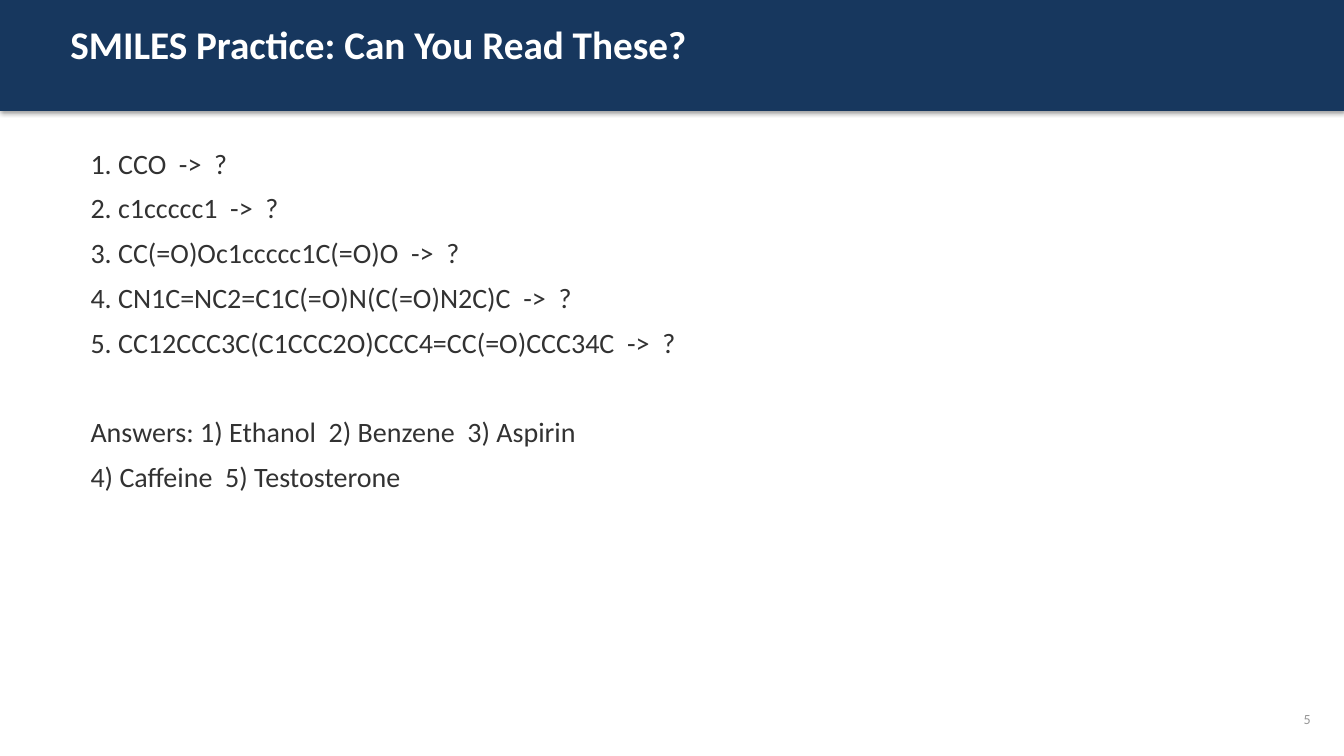
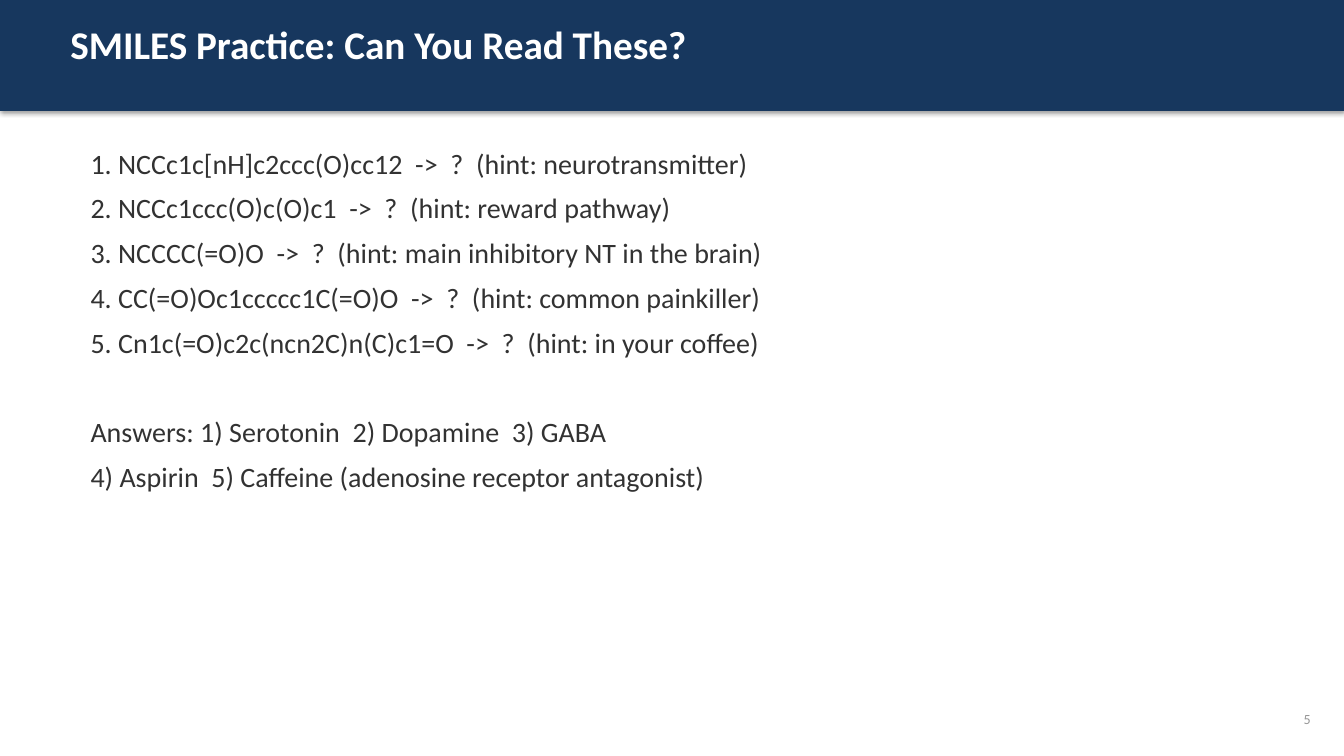
Before and after one commit to officialprateekmethwani-coder/AI-Drug-Discovery, a slide deck: slide 5 of week2_molecular_representation/slides.pptx. Drawn at 1344x756 pixels with LibreOffice and Linux fonts; fonts in the diff are those of the drawing. Boxes give left, top, right and bottom in pixels: in the first picture for what was removed or moved away, otherwise in the second. Text is boxed around its words. In the diff, an @@ line names an element or a change of style, - is before the commit and + after.

```diff
--- a/week2_molecular_representation/slides.pptx
+++ b/week2_molecular_representation/slides.pptx
@@ text at [91,153,761,492]: text changed @@
-1. CCO -> ?
-2. c1ccccc1 -> ?
-3. CC(=O)Oc1ccccc1C(=O)O -> ?
-4. CN1C=NC2=C1C(=O)N(C(=O)N2C)C -> ?
-5. CC12CCC3C(C1CCC2O)CCC4=CC(=O)CCC34C -> ?
-Answers: 1) Ethanol 2) Benzene 3) Aspirin
-4) Caffeine 5) Testosterone
+1. NCCc1c[nH]c2ccc(O)cc12 -> ? (hint: neurotransmitter)
+2. NCCc1ccc(O)c(O)c1 -> ? (hint: reward pathway)
+3. NCCCC(=O)O -> ? (hint: main inhibitory NT in the brain)
+4. CC(=O)Oc1ccccc1C(=O)O -> ? (hint: common painkiller)
+5. Cn1c(=O)c2c(ncn2C)n(C)c1=O -> ? (hint: in your coffee)
+Answers: 1) Serotonin 2) Dopamine 3) GABA
+4) Aspirin 5) Caffeine (adenosine receptor antagonist)
```
Also in this commit, not shown: 1 other slide changed, 4 other files.
